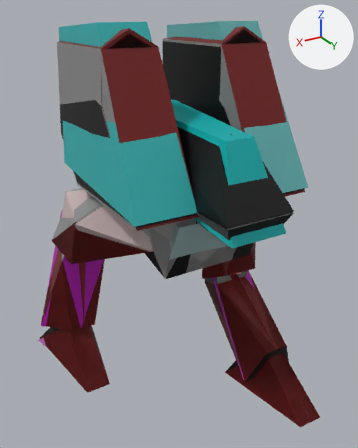
Renders of the glTF model base/pi_apoc.glb from each side of a commit.
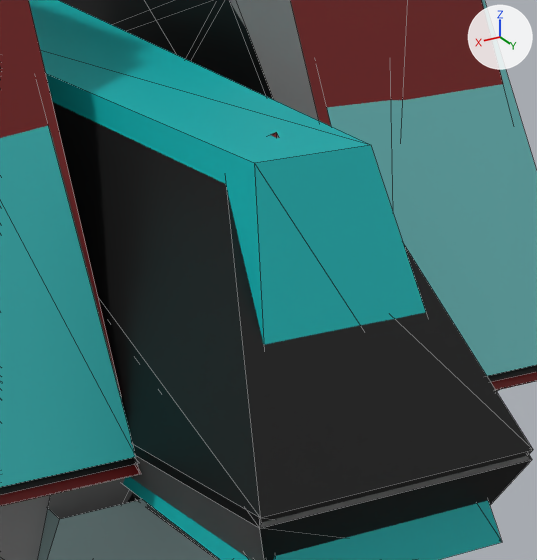
Each version is shown whole from a 50 mm camera at (6.81, 10.78, 11.36) aimed at (-0.12, -0.79, 5.58), then close up on the part from 46% to 82% of the width and 23% to 53% of the height. Lighting does not change. The marker at upper right points along +X, +Y and +Z. The last two pictures show the newer version. The close-ups show mesh edges as thin lines. Where no turn or scale is listed for an object, it has been applied to the vertices.

In view in the first close-up: 'Left_Pod1', 'Left_PodA0', 'Left_PodA1', 'Left_PodA3', 'Pelvis', 'Pelvis4', 'Right_Pod1', 'Right_PodA3', 'head', 'head0', 'head1', 'head2' and 6 more.
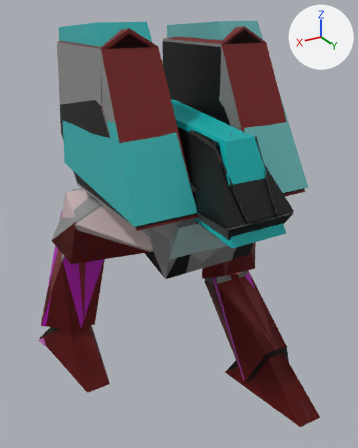
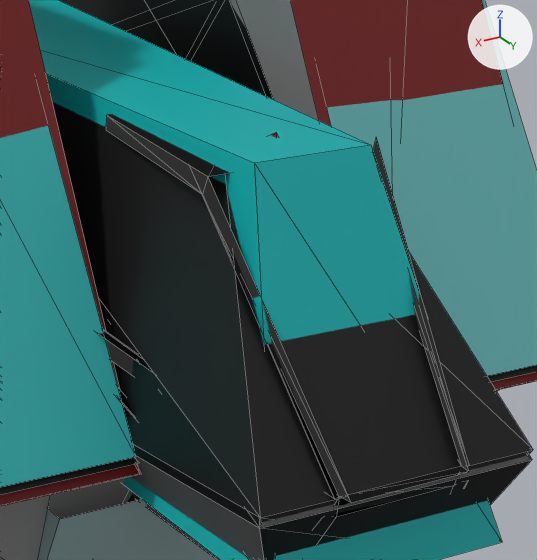
Pixel boxes [x1, y1, x2, y2] of what changed, in the close-ups (537 x 560 px):
'cockpit', now drawn
    after: [97, 114, 469, 527]

The change, as a diff of the scene's bpy script:
```diff
--- a/base/pi_apoc.glb.py
+++ b/base/pi_apoc.glb.py
@@ mat_pi_apoc_3 @@
+mat_pi_apoc_3 = principled_material('pi_apoc.3')
+mat_pi_apoc_3.base_color = (0.445, 0.445, 0.445)  # grey #b2b2b2
@@ me_cockpit @@
+me_cockpit.from_pydata(...)  # 40 vertices, 48 faces; spans x -1.12..1.1, y -1.55..0.81, z -0.87..1.41
+me_cockpit.materials.append(mat_pi_apoc_3)  # grey #b2b2b2
@@ ob_cockpit @@
-ob_cockpit = bpy.data.objects.new('cockpit', None)
+ob_cockpit = bpy.data.objects.new('cockpit', me_cockpit)
 ob_cockpit.parent = ob_basea1
```
